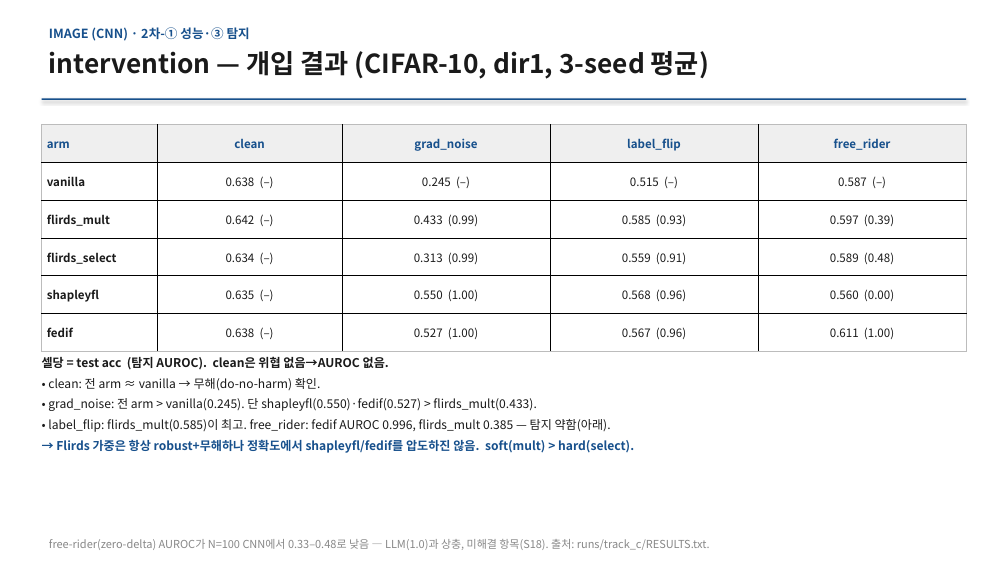
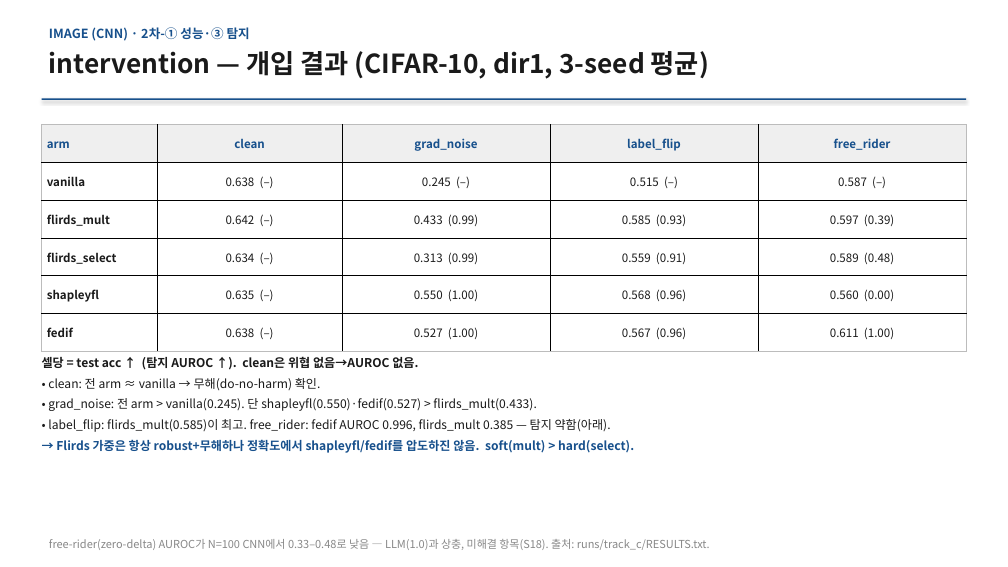
Before and after one commit to YongheeChoi/flirds, a slide deck: slide 8 of research-wiki/presentations/2026-06-results-report/flirds-results-2026-06.pptx. Drawn at 1008x567 pixels with LibreOffice and Linux fonts; fonts in the diff are those of the drawing. Boxes give left, top, right and bottom in pixels: in the first picture for what was removed or moved away, otherwise in the second. Text is boxed around its words. In the diff, an @@ line names an element or a change of style, - is before the commit and + after.

```diff
--- a/research-wiki/presentations/2026-06-results-report/flirds-results-2026-06.pptx
+++ b/research-wiki/presentations/2026-06-results-report/flirds-results-2026-06.pptx
@@ text at (42, 356, 418, 370): text changed @@
-셀당 = test acc (탐지 AUROC). clean은 위협 없음→AUROC 없음.
+셀당 = test acc ↑ (탐지 AUROC ↑). clean은 위협 없음→AUROC 없음.
```
Also in this commit, not shown: 8 other slides changed, 11 other files.
